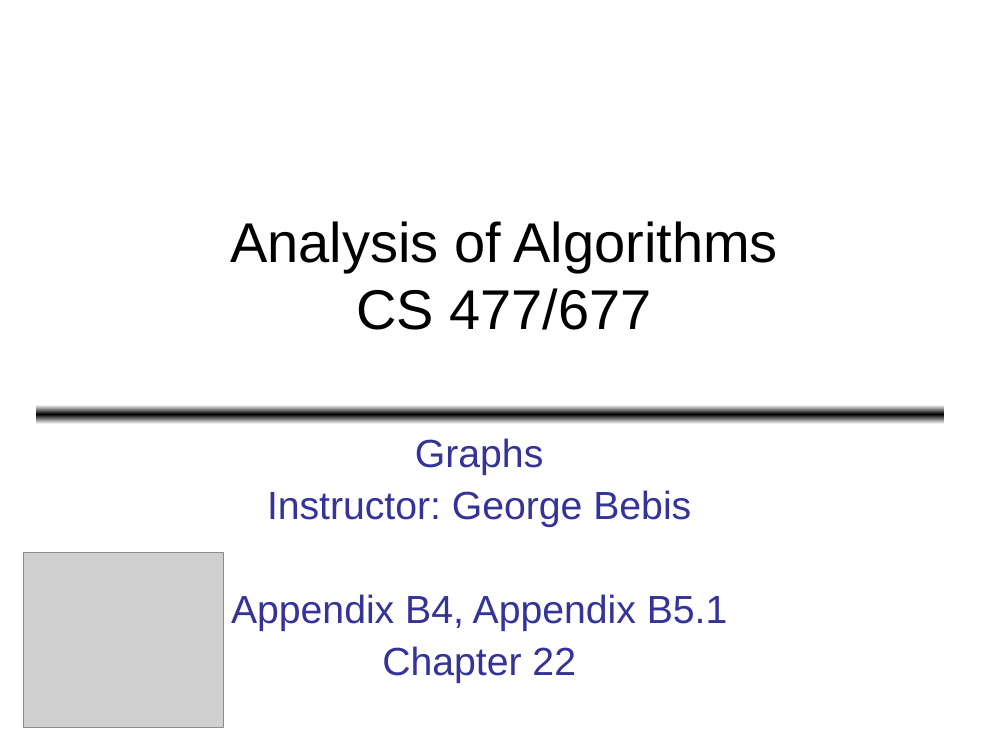
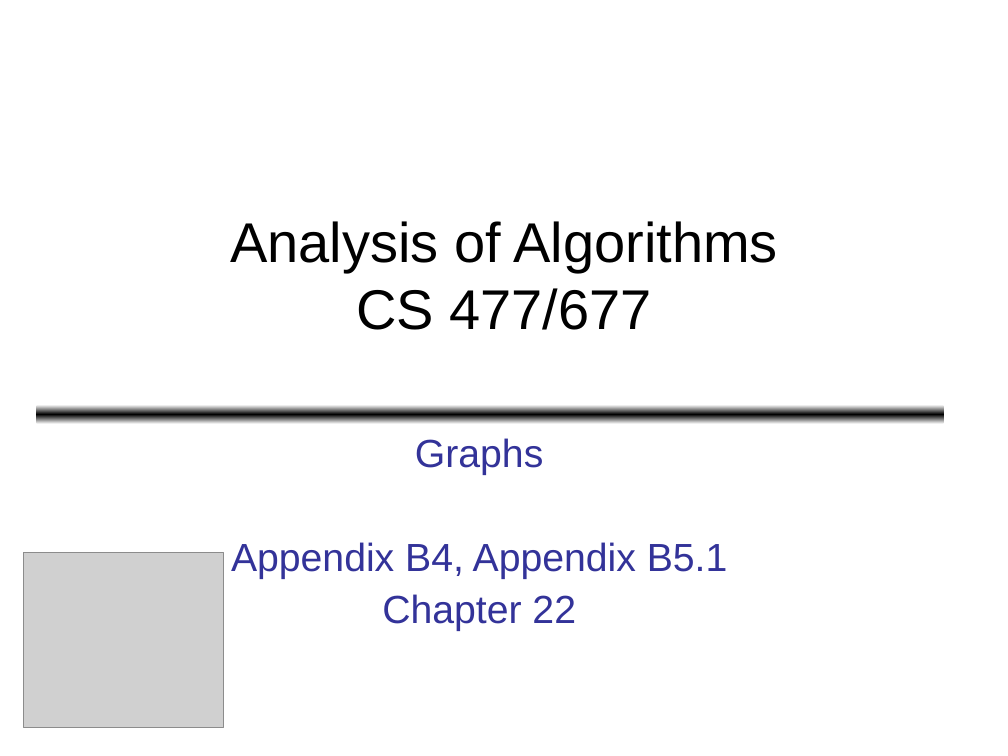
Before and after one commit to Emadalsuwat/emadalsuwat.github.io, a slide deck: slide 1 of algorithms/Lecture 13.ppt. Drawn at 1008x756 pixels with LibreOffice and Linux fonts; fonts in the diff are those of the drawing; grey boxes stand for pictures. Boxes give left, top, right and bottom in pixels: in the first picture for what was removed or moved away, otherwise in the second. Text is boxed around its words. In the diff, an @@ line names an element or a change of style, - is before the commit and + after.

```diff
--- a/algorithms/Lecture 13.ppt
+++ b/algorithms/Lecture 13.ppt
@@ subtitle at [267, 490, 691, 527]: paragraph removed @@
-Instructor: George Bebis
```
Also in this commit, not shown: 26 other slides changed, 2 other files.
